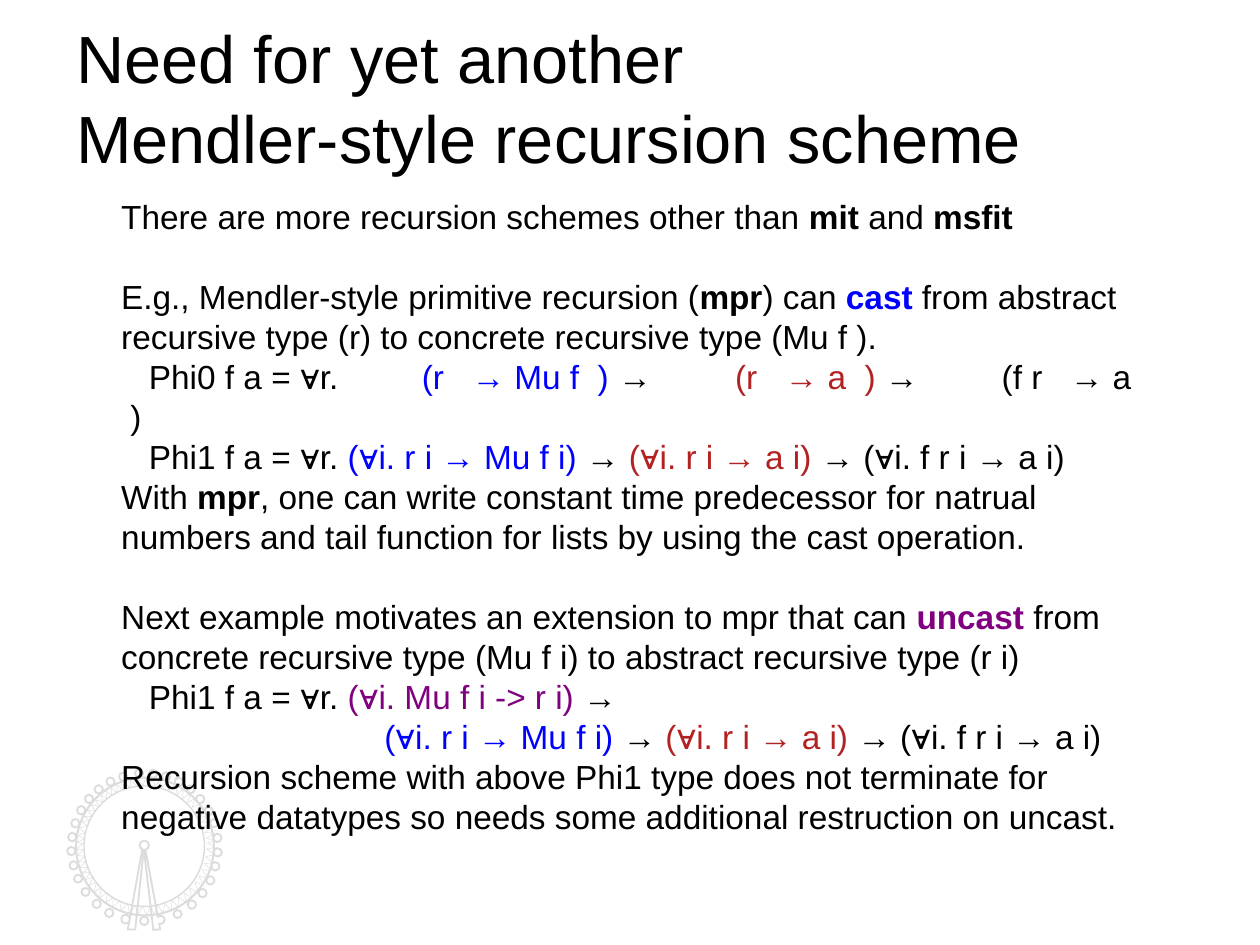
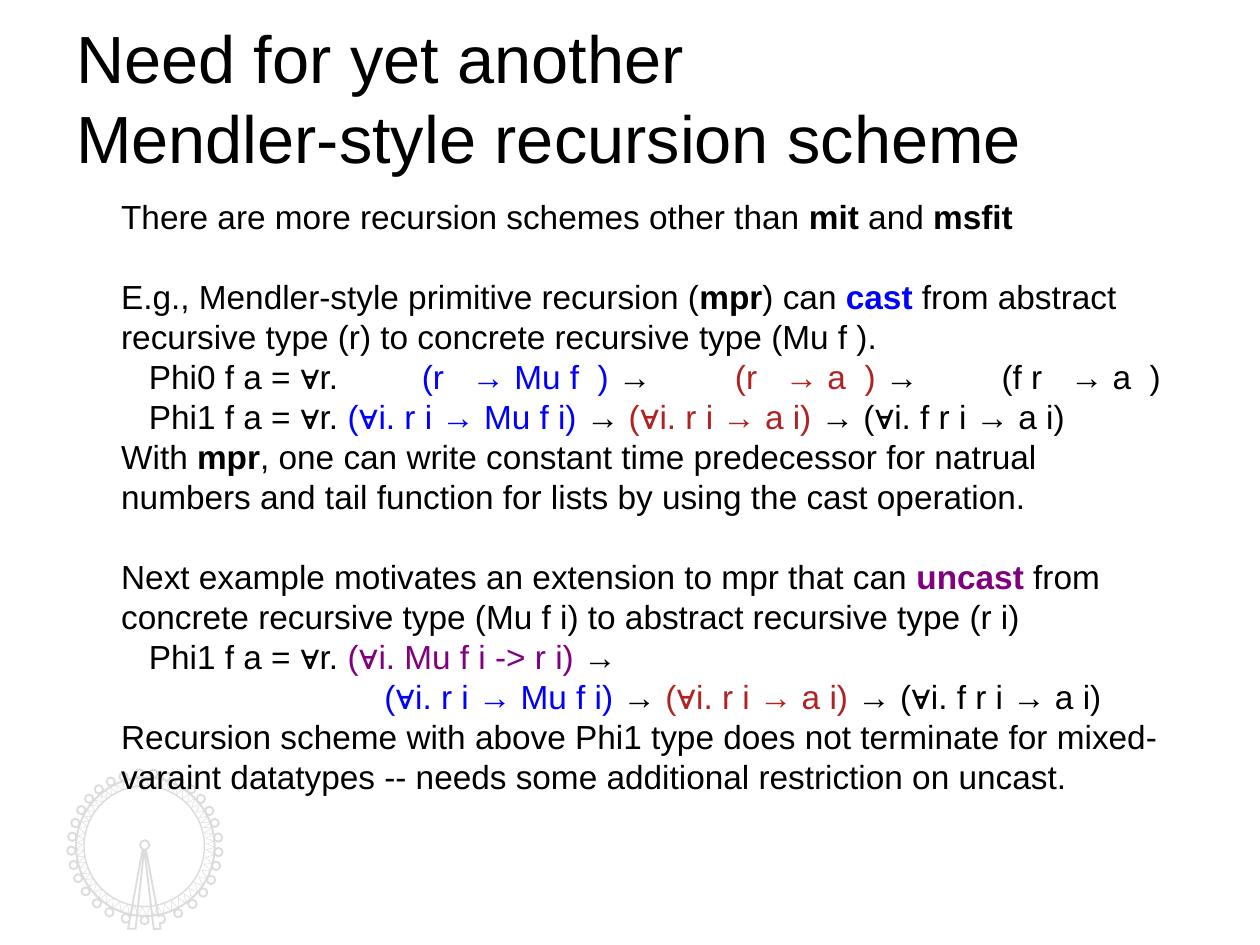
Before and after one commit to kyagrd/naxPapers, a slide deck: slide 14 of draft/TYPES13/ppt/myslide.odp. Drawn at 1260x945 pixels with LibreOffice and Linux fonts; fonts in the diff are those of the drawing. Boxes give left, top, right and bottom in pixels: in the first picture for what was removed or moved away, otherwise in the second. Text is boxed around its words. In the diff, an @@ line names an element or a change of style, - is before the commit and + after.

```diff
--- a/draft/TYPES13/ppt/myslide.odp
+++ b/draft/TYPES13/ppt/myslide.odp
@@ text at bbox=[121, 725, 1157, 796]: text changed @@
-Recursion scheme with above Phi1 type does not terminate for negative datatypes so needs some additional restruction on uncast.
+Recursion scheme with above Phi1 type does not terminate for mixed-varaint datatypes -- needs some additional restriction on uncast.
@@ outline redrawn in 3 elements at bbox=[67, 770, 222, 930], bbox=[76, 778, 215, 917], bbox=[76, 778, 215, 917] @@
```
Also in this commit, not shown: 16 other slides changed, 1 other file.
